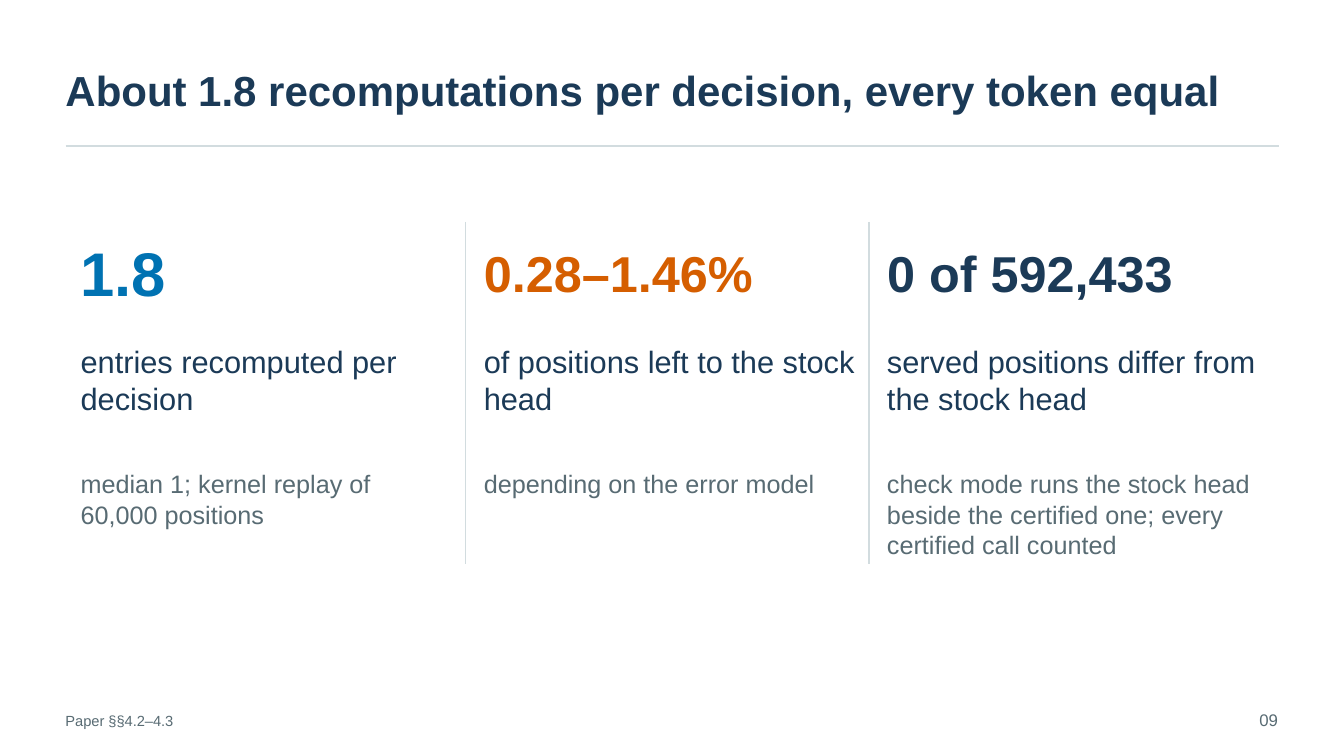
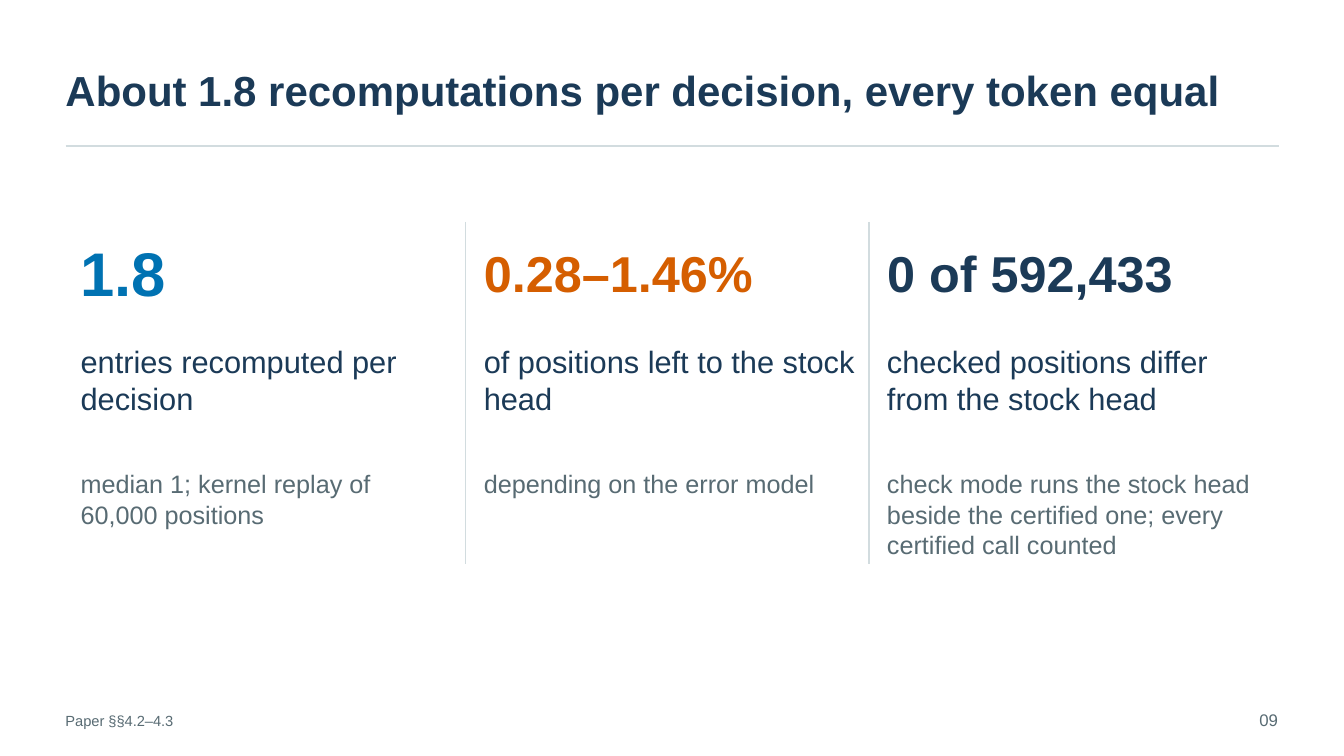
Before and after one commit to SamMausberg/verified-progress, a slide deck: slide 9 of presentation/verifier_paper_talk.pptx. Drawn at 1344x756 pixels with LibreOffice and Linux fonts; fonts in the diff are those of the drawing. Boxes give left, top, right and bottom in pixels: in the first picture for what was removed or moved away, otherwise in the second. Text is boxed around its words. In the diff, an @@ line names an element or a change of style, - is before the commit and + after.

```diff
--- a/presentation/verifier_paper_talk.pptx
+++ b/presentation/verifier_paper_talk.pptx
@@ text at (887,350,1208,411): text changed @@
-served positions differ from the stock head
+checked positions differ from the stock head
```
Also in this commit, not shown: 13 other slides changed, 2 other files.
